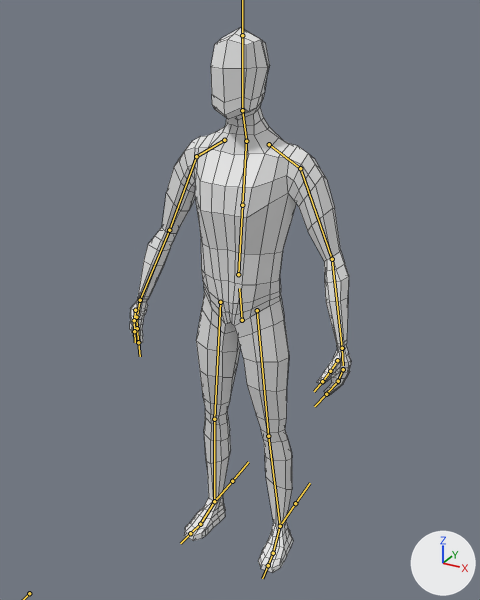
An edit to the FBX model Assets/Models/Character/Character.fbx, drawn before and after from the same camera.
Rendered twice from a 50 mm camera at (1.031, -1.885, 2.008) aimed at (-0.024, 0.034, 1.048). The axes (+X, +Y, +Z) are drawn at lower right. The lights are the same throughout. The bones that bend it are drawn over the model as lines. Mesh edges are drawn as thin lines.
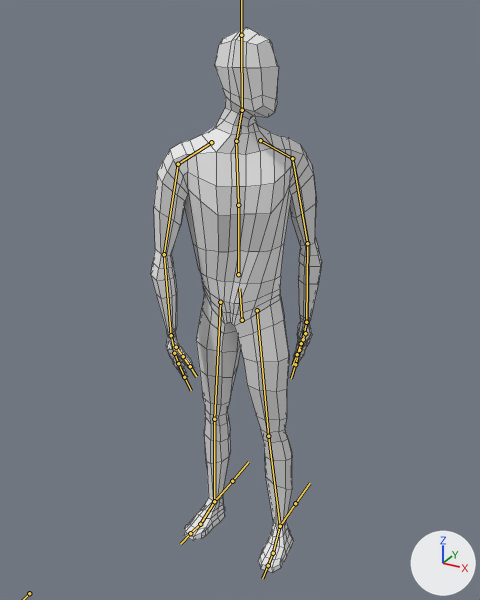
The newer file adds an action. The first version stands in its rest pose; the second is drawn at frame 1 of the action 'Armature|Look.L'.

Location of each change, (x1, y1, x2, y2) in pixels of the pictures (480 x 600 px):
'Cube', posed (23% narrower): before (130, 28, 351, 573); after (151, 28, 322, 572)
bone 'Spine', root to tip: before (238, 274) to (242, 205); after (238, 274) to (238, 205)
bone 'Chest', root to tip: before (242, 205) to (246, 138); after (238, 205) to (236, 138)
bone 'Neck', root to tip: before (246, 141) to (242, 110); after (236, 141) to (242, 110)
bone 'Head', root to tip: before (242, 110) to (242, 35); after (242, 110) to (241, 35)
bone 'Upper Arm.L', root to tip: before (300, 168) to (332, 259); after (292, 158) to (307, 243)
bone 'Lower Arm.L', root to tip: before (332, 259) to (342, 348); after (307, 243) to (306, 322)
bone 'Finger01.L', root to tip: before (343, 369) to (338, 381); after (303, 339) to (299, 350)
bone 'Finger02.L', root to tip: before (338, 381) to (326, 394); after (299, 350) to (295, 364)
bone 'Upper Arm.R', root to tip: before (196, 156) to (169, 230); after (178, 164) to (164, 254)
bone 'Lower Arm.R', root to tip: before (169, 230) to (140, 300); after (164, 254) to (171, 335)
bone 'Finger01.R', root to tip: before (136, 317) to (137, 328); after (174, 353) to (178, 363)
bone 'Finger02.R', root to tip: before (137, 328) to (138, 342); after (178, 363) to (184, 377)

The edits, one by one:
Bone 'Spine' (bone_spine) turns from (0, 0, 0) to (1, 29, 4) degrees about its own x, y and z.
Bone 'Chest' (bone_chest) turns from (0, 0, 0) to (-1, 13, 2) degrees about its own x, y and z.
Bone 'Neck' (bone_neck) turns from (0, 0, 0) to (-2, 27, -8) degrees about its own x, y and z.
Bone 'Head' (bone_head) turns from (0, 0, 0) to (0, 23, 0) degrees about its own x, y and z.
Bone 'Upper Arm.L' (bone_upper_arm_l) turns from (0, 0, 0) to (2, 3, -12) degrees about its own x, y and z.
Bone 'Lower Arm.L' (bone_lower_arm_l) turns from (0, 0, 0) to (-11, -2, -6) degrees about its own x, y and z.
Bone 'Finger01.L' (bone_finger01_l) turns from (0, 0, 0) to (-4, 4, 14) degrees about its own x, y and z.
Bone 'Finger02.L' (bone_finger02_l) turns from (0, 0, 0) to (-3, 6, 15) degrees about its own x, y and z.
Bone 'Upper Arm.R' (bone_upper_arm_r) turns from (0, 0, 0) to (2, -3, 12) degrees about its own x, y and z.
Bone 'Lower Arm.R' (bone_lower_arm_r) turns from (0, 0, 0) to (-11, 2, 6) degrees about its own x, y and z.
Bone 'Finger01.R' (bone_finger01_r) turns from (0, 0, 0) to (-4, -4, -14) degrees about its own x, y and z.
Bone 'Finger02.R' (bone_finger02_r) turns from (0, 0, 0) to (-3, -6, -15) degrees about its own x, y and z.
